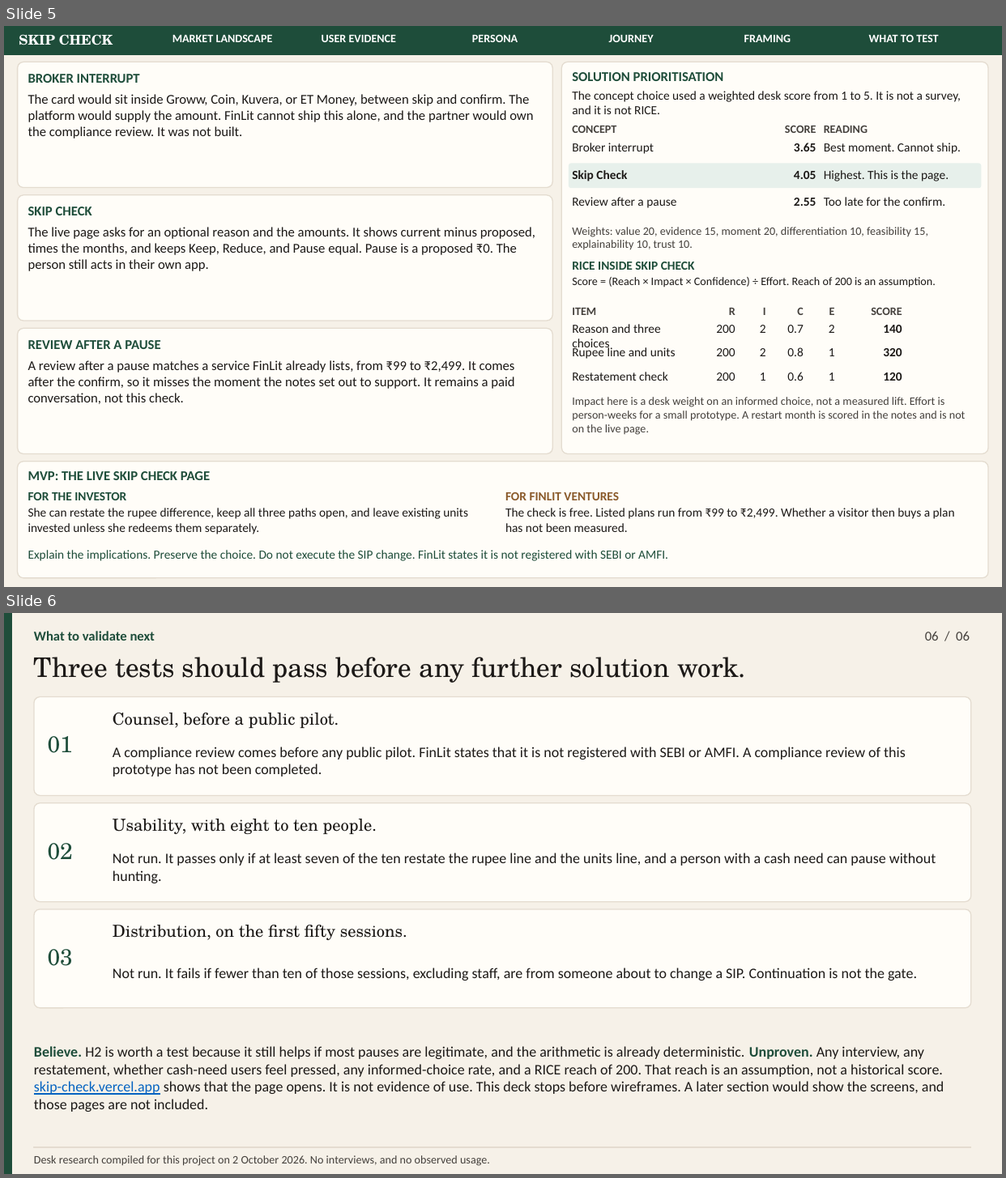
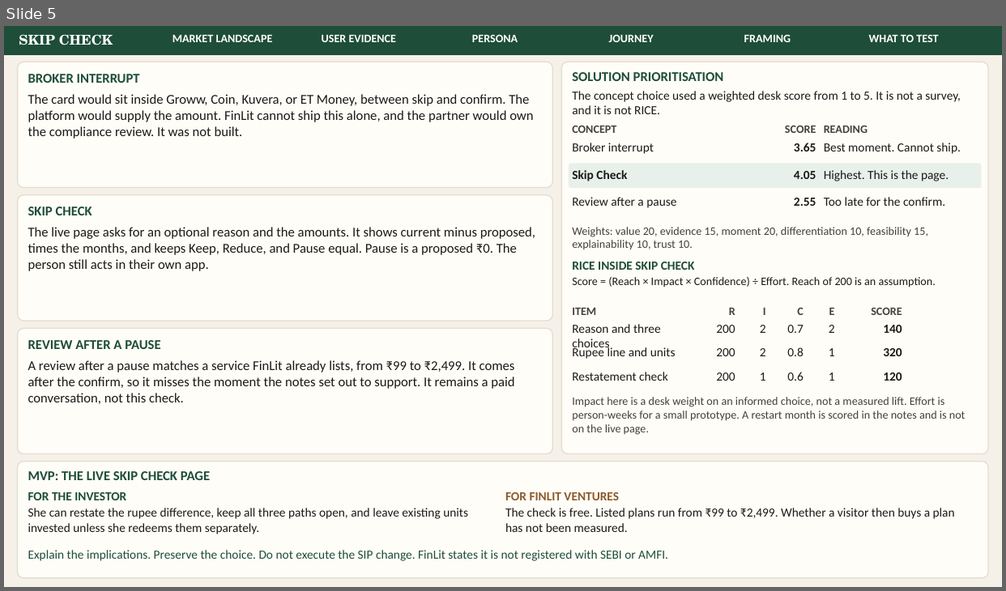
Before and after one commit to parthkapoor2402/finlit-ventures, a slide deck: presentation/out/finlit-skip-check-strategy.pptx. Shown one above the other, each under a label of ours: slides 5 and 6 before the commit, slide 5 after it. The pictures are 1006x1178 and 1006x591 pixels, drawn with LibreOffice and Linux fonts; fonts in the diff are those of the drawing. Boxes give left, top, right and bottom in pixels: in the first picture for what was removed or moved away, otherwise in the second. Text is boxed around its words. In the diff, an @@ line names an element or a change of style, - is before the commit and + after.

```diff
--- a/presentation/out/finlit-skip-check-strategy.pptx
+++ b/presentation/out/finlit-skip-check-strategy.pptx
@@ slide 6 removed at <box>4,613,1002,1174</box>, background #F6F1E8 @@
@@ rectangle removed at <box>4,613,11,1174</box> @@
@@ text removed at <box>34,631,155,641</box> @@
-What to validate next
@@ text removed at <box>925,631,970,641</box> @@
-06 / 06
@@ text removed at <box>34,657,746,683</box> @@
-Three tests should pass before any further solution work.
@@ rounded rectangle removed at <box>34,697,971,796</box> @@
@@ text removed at <box>113,713,339,728</box> @@
-Counsel, before a public pilot.
@@ text removed at <box>48,736,73,753</box> @@
-01
@@ text removed at <box>113,747,906,777</box> @@
-A compliance review comes before any public pilot. FinLit states that it is not registered with SEBI or AMFI. A compliance review of this prototype has not been completed.
@@ rounded rectangle removed at <box>34,803,971,902</box> @@
@@ text removed at <box>113,819,377,834</box> @@
-Usability, with eight to ten people.
@@ text removed at <box>48,843,73,860</box> @@
-02
@@ text removed at <box>113,853,936,884</box> @@
-Not run. It passes only if at least seven of the ten restate the rupee line and the units line, and a person with a cash need can pause without hunting.
@@ rounded rectangle removed at <box>34,909,971,1008</box> @@
@@ text removed at <box>113,925,407,940</box> @@
-Distribution, on the first fifty sessions.
@@ text removed at <box>48,949,73,966</box> @@
-03
@@ text removed at <box>113,968,917,981</box> @@
-Not run. It fails if fewer than ten of those sessions, excluding staff, are from someone about to change a SIP. Continuation is not the gate.
@@ text removed at <box>34,1046,944,1112</box> @@
-Believe. H2 is worth a test because it still helps if most pauses are legitimate, and the arithmetic is already deterministic. Unproven. Any interview, any restatement, whether cash-need users feel pressed, any informed-choice rate, and a RICE reach of 200. That reach is an assumption, not a historical score. skip-check.vercel.app shows that the page opens. It is not evidence of use. This deck stops before wireframes. A later section would show the screens, and those pages are not included.
@@ rectangle removed at <box>34,1148,971,1148</box> @@
@@ text removed at <box>34,1156,490,1166</box> @@
-Desk research compiled for this project on 2 October 2026. No interviews, and no observed usage.
```
Also in this commit, not shown: 2 slides added, 11 other files.
